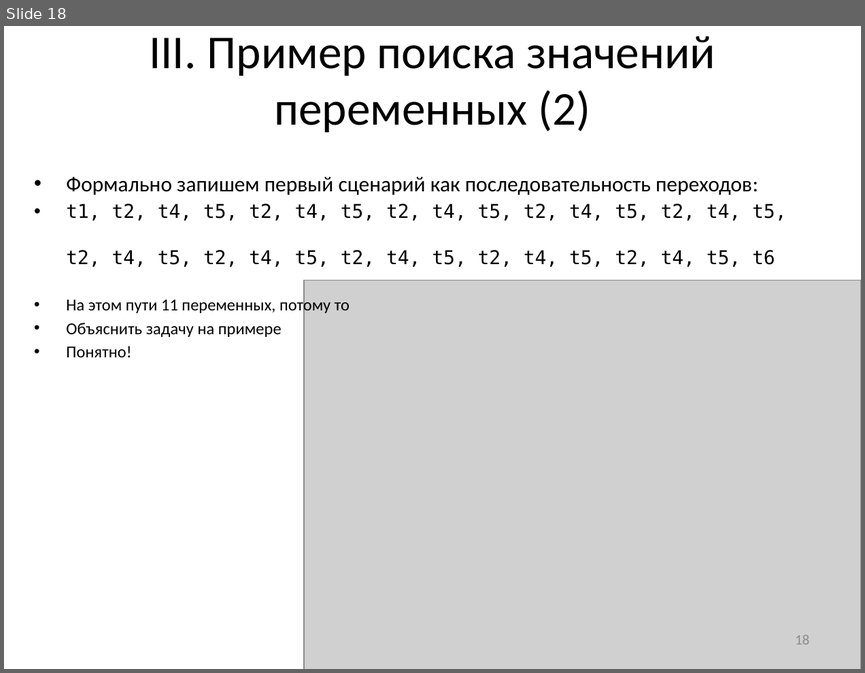
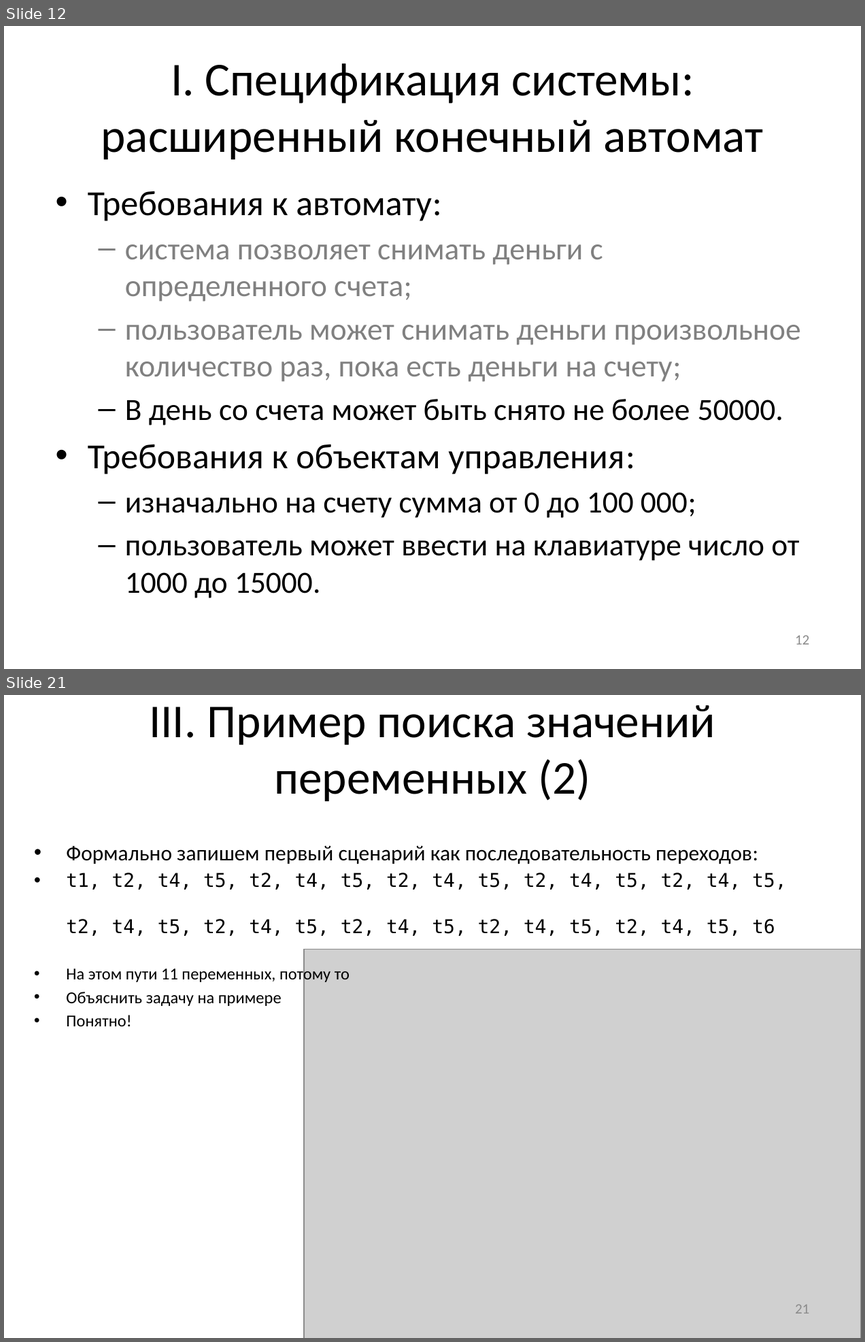
Before and after one commit to nohoper/masters, a slide deck: kmu.pptx. Shown one above the other, each under a label of ours: slide 18 before the commit, slides 12 and 21 after it; the slides between them are not shown. The pictures are 865x673 and 865x1342 pixels, drawn with LibreOffice and Linux fonts; fonts in the diff are those of the drawing; grey boxes stand for pictures. Boxes give left, top, right and bottom in pixels: in the first picture for what was removed or moved away, otherwise in the second. Text is boxed around its words. In the diff, an @@ line names an element or a change of style, - is before the commit and + after.

```diff
--- a/kmu.pptx
+++ b/kmu.pptx
@@ slide 12 added at [4, 26, 861, 669], background #FFFFFF @@
@@ title added at [101, 63, 764, 160], 39.6 pt, text #000000 @@
+I. Спецификация системы: расширенный конечный автомат
@@ text added at [88, 191, 801, 598], 25.9 pt, text #000000 @@
+• Требования к автомату:
+  – система позволяет снимать деньги с определенного счета;
+  – пользователь может снимать деньги произвольное количество раз, пока есть деньги на счету;
+  – В день со счета может быть снято не более 50000.
+• Требования к объектам управления:
+  – изначально на счету сумма от 0 до 100 000;
+  – пользователь может ввести на клавиатуре число от 1000 до 15000.
@@ page number added at [795, 635, 809, 644], 12 pt, text #8C8C8C @@
+12
@@ what was slide 18 is now slide 21 @@
@@ page number at [795, 1304, 809, 1313]: text changed @@
-18
+21
```
Also in this commit, not shown: 16 slides changed, 3 other slides added, 1 slide removed.
